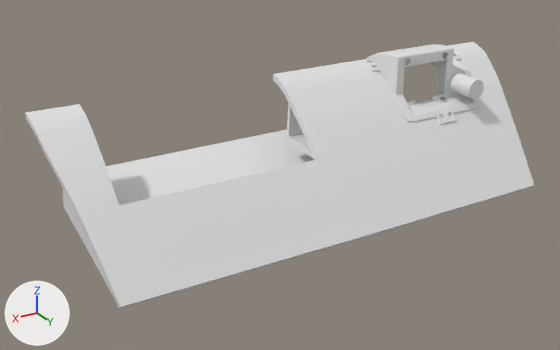
The Blender file BluetoothController/LCDPanel.blend as it was, and as the next commit left it.
Rendered twice from a 50 mm camera at (0.238, 0.366, 0.153) aimed at (0.02, 0.003, -0.028). Every picture has the same lights, and +X, +Y and +Z are marked at lower left. The picture after the commit comes second.

Objects in the first picture: 'Dash Blocking Elements', 'Dash Estimate Cut', 'Dial 2', 'OLED Panel'.
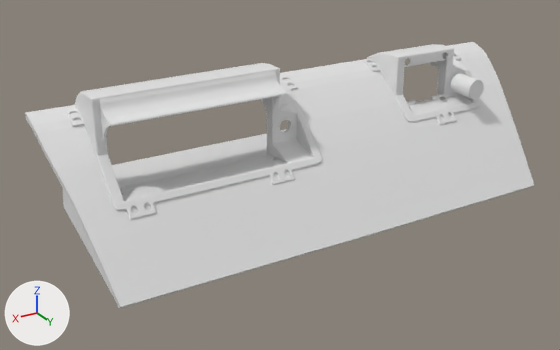
Commit message: Sunshade for LCD

What the commit changed:
Mesh me_cylinder_004 is new.
It has 704 vertices, 708 faces and spans x -0.003..0.0978, y -0.0039..0.0148, z -0.0216..0.0024.
Object 'LCD Panel' (ob_lcd_panel) is now shown.
Object 'Sunshade' (ob_sunshade) is new; it shows me_cylinder_004.
Its location is (0.0274, 0.004, 0.0339).

Pixel boxes [x1, y1, x2, y2] of what changed, in the pictures (560 x 350 px):
'LCD Panel', shown
    after: [66, 63, 322, 220]
'Sunshade', added
    after: [99, 71, 287, 145]
